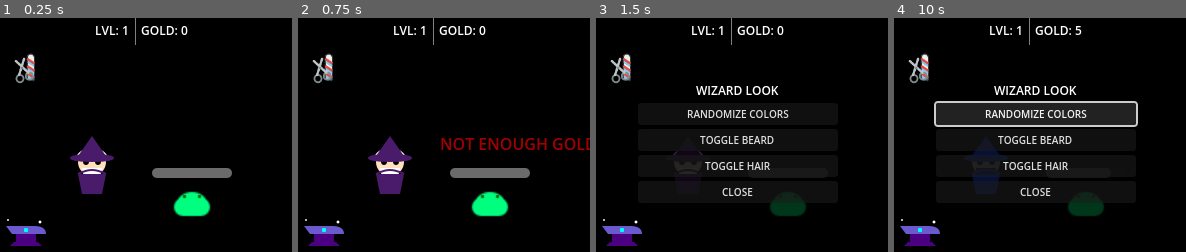
Above: before the commit, frames 1-4 (left to right).
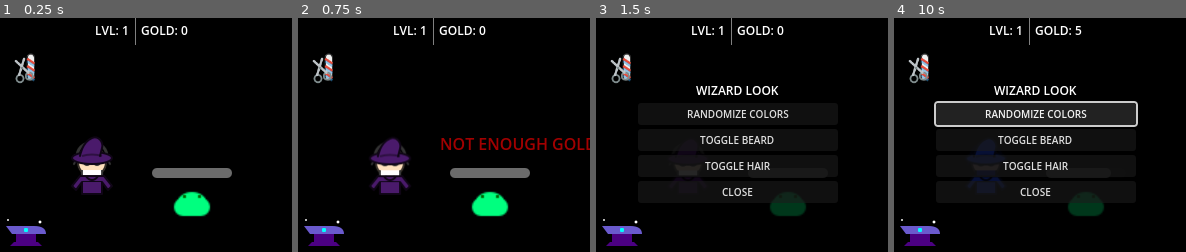
Above: after the commit, the same moments.

Repository: dgcarlucci/cast-lock
Game: Godot game, scene res://scenes/Main.tscn
Same seed, same stepped clock (60 frames per second), same inputs: the game is played once before the commit and once after it.
Inputs (mouse positions are in pixels of both pictures, inside the frame that each line leads up to):
- Up to frame 1 (0.25 s): no input
- Up to frame 2 (0.75 s): click (324, 233) at 0.5 s
- Up to frame 3 (1.5 s): click (616, 67) at 1.25 s
- Up to frame 4 (10 s): click "RANDOMIZE COLORS" at 2 s; click "TOGGLE BEARD" at 2.75 s; click "TOGGLE HAIR" at 3.5 s; click (920, 233) at 4.25 s; click (914, 67) at 5 s; click "RANDOMIZE COLORS" at 5.75 s; click "TOGGLE BEARD" at 6.5 s; click "TOGGLE HAIR" at 7.25 s; click (920, 233) at 8 s; click (914, 67) at 8.75 s; click "RANDOMIZE COLORS" at 9.5 s

The runs differ from the first frame. In frame 1, 1.2% of the frame differs, in the area x 23-40%, y 50-76%; in frame 2, 1.2%; in frame 3, less than 0.1%; in frame 4, less than 0.1%.

Commit message:
feat: polish wizard sprites and add idle animations

Diff:
--- a/resources/wizard/beard_basic.svg
+++ b/resources/wizard/beard_basic.svg
@@ -1,4 +1,6 @@
 <svg width="64" height="64" viewBox="0 0 64 64" fill="none" xmlns="http://www.w3.org/2000/svg">
-  <!-- Long Flowing Beard -->
-  <path d="M22 34C22 34 25 54 32 54C39 54 42 34 42 34H22Z" fill="white"/>
+  <!-- Fluffy Beard -->
+  <path d="M22 36C22 36 20 54 32 58C44 54 42 36 42 36" fill="white" stroke="#333" stroke-width="2" stroke-linejoin="round"/>
+  <!-- Beard detail lines -->
+  <path d="M28 42V50M32 44V52M36 42V50" stroke="#333" stroke-width="1.5" stroke-linecap="round" opacity="0.4"/>
 </svg>
--- a/resources/wizard/body.svg
+++ b/resources/wizard/body.svg
@@ -1,4 +1,6 @@
 <svg width="64" height="64" viewBox="0 0 64 64" fill="none" xmlns="http://www.w3.org/2000/svg">
-  <!-- Cute Round Head -->
-  <circle cx="32" cy="28" r="14" fill="white"/>
+  <!-- Head Shape with cheeks -->
+  <path d="M18 28C18 20 24 14 32 14C40 14 46 20 46 28C46 36 40 42 32 42C24 42 18 36 18 28Z" fill="white" stroke="#333" stroke-width="2"/>
+  <!-- Neck -->
+  <path d="M28 41V44H36V41" stroke="#333" stroke-width="2" stroke-linecap="round"/>
 </svg>
--- a/resources/wizard/eyes_cute.svg
+++ b/resources/wizard/eyes_cute.svg
@@ -1,8 +1,8 @@
 <svg width="64" height="64" viewBox="0 0 64 64" fill="none" xmlns="http://www.w3.org/2000/svg">
-  <!-- Large Cute Eyes -->
-  <circle cx="26" cy="28" r="3" fill="white"/>
-  <circle cx="38" cy="28" r="3" fill="white"/>
-  <!-- Highlights -->
-  <circle cx="27" cy="27" r="1" fill="black" opacity="0.3"/>
-  <circle cx="39" cy="27" r="1" fill="black" opacity="0.3"/>
+  <!-- Expressive Eyes -->
+  <circle cx="27" cy="28" r="4" fill="#333"/>
+  <circle cx="37" cy="28" r="4" fill="#333"/>
+  <!-- Highlights (White sparkles) -->
+  <circle cx="28.5" cy="26.5" r="1.5" fill="white"/>
+  <circle cx="38.5" cy="26.5" r="1.5" fill="white"/>
 </svg>
--- a/resources/wizard/hair_basic.svg
+++ b/resources/wizard/hair_basic.svg
@@ -1,4 +1,5 @@
 <svg width="64" height="64" viewBox="0 0 64 64" fill="none" xmlns="http://www.w3.org/2000/svg">
-  <!-- Simple Hair peeking out -->
-  <path d="M18 24C18 24 20 16 32 16C44 16 46 24 46 24" stroke="white" stroke-width="4" stroke-linecap="round"/>
+  <!-- Messy Hair -->
+  <path d="M18 24C16 20 18 10 32 8C46 10 48 20 46 24" stroke="#333" stroke-width="3" stroke-linecap="round"/>
+  <path d="M16 26L14 30M48 26L50 30" stroke="#333" stroke-width="2" stroke-linecap="round"/>
 </svg>
--- a/resources/wizard/hat_basic.svg
+++ b/resources/wizard/hat_basic.svg
@@ -1,5 +1,7 @@
 <svg width="64" height="64" viewBox="0 0 64 64" fill="none" xmlns="http://www.w3.org/2000/svg">
-  <!-- Pointy Wizard Hat -->
-  <path d="M10 24C10 22 15 20 32 20C49 20 54 22 54 24C54 26 49 28 32 28C15 28 10 26 10 24Z" fill="white"/>
-  <path d="M18 22L32 2L46 22" fill="white"/>
+  <!-- Floppy Wizard Hat -->
+  <path d="M12 24C12 21 20 18 32 18C44 18 52 21 52 24C52 27 44 30 32 30C20 30 12 27 12 24Z" fill="white" stroke="#333" stroke-width="2"/>
+  <path d="M20 22C20 22 22 8 32 4C38 1 44 8 42 14L40 22" fill="white" stroke="#333" stroke-width="2" stroke-linecap="round"/>
+  <!-- Hat Band -->
+  <path d="M22 22C28 20 36 20 42 22" stroke="#333" stroke-width="2" opacity="0.5"/>
 </svg>
--- a/resources/wizard/robe_basic.svg
+++ b/resources/wizard/robe_basic.svg
@@ -1,5 +1,7 @@
 <svg width="64" height="64" viewBox="0 0 64 64" fill="none" xmlns="http://www.w3.org/2000/svg">
-  <!-- Simple Robe -->
-  <path d="M18 40L22 60H42L46 40H18Z" fill="white"/>
-  <path d="M18 40C18 40 25 36 32 36C39 36 46 40 46 40" stroke="white" stroke-width="2"/>
+  <!-- Robe with sleeves and collar -->
+  <path d="M20 42L12 52L16 56L22 48H42L48 56L52 52L44 42H20Z" fill="white" stroke="#333" stroke-width="2" stroke-linejoin="round"/>
+  <path d="M22 48V60H42V48" fill="white" stroke="#333" stroke-width="2" stroke-linejoin="round"/>
+  <!-- Collar detail -->
+  <path d="M26 42C26 42 28 46 32 46C36 46 38 42 38 42" stroke="#333" stroke-width="2"/>
 </svg>
--- /dev/null
+++ b/resources/wizard/shadow.svg
@@ -0,0 +1,3 @@
+<svg width="64" height="64" viewBox="0 0 64 64" fill="none" xmlns="http://www.w3.org/2000/svg">
+  <circle cx="32" cy="60" r="16" fill="black" opacity="0.2"/>
+</svg>
--- a/scenes/Wizard.tscn
+++ b/scenes/Wizard.tscn
@@ -7,9 +7,15 @@
 [ext_resource type="Texture2D" path="res://resources/wizard/eyes_cute.svg" id="5_eyes"]
 [ext_resource type="Texture2D" path="res://resources/wizard/hair_basic.svg" id="6_hair"]
 [ext_resource type="Texture2D" path="res://resources/wizard/beard_basic.svg" id="7_beard"]
+[ext_resource type="Texture2D" path="res://resources/wizard/shadow.svg" id="8_shadow"]
 
 [node name="Wizard" type="Node2D"]
 script = ExtResource("1_x8b7l")
+
+[node name="Shadow" type="Sprite2D" parent="."]
+texture = ExtResource("8_shadow")
+centered = false
+offset = Vector2(-32, -64)
 
 [node name="Layers" type="Node2D" parent="."]
 
--- a/scripts/Wizard.gd
+++ b/scripts/Wizard.gd
@@ -10,25 +10,42 @@
 @onready var hair = $Layers/Hair
 @onready var beard = $Layers/Beard
 @onready var layers = $Layers
+@onready var shadow = $Shadow
 
 func _ready():
 	# Initial update to match stats
 	update_appearance(StatsManager.stats)
+	start_idle_animation()
 
 func update_appearance(stats: WizardStats):
 	body.modulate = stats.skin_color
 	robe.modulate = stats.robe_color
 	hat.modulate = stats.hat_color
-	eyes.modulate = stats.eye_color
 	hair.modulate = stats.hair_color
 	beard.modulate = stats.hair_color
 
-	# Visibility logic based on styles (0 usually means none or basic)
+	# Eyes are usually black/white based on the SVG,
+	# but we can tint the eye color if needed.
+	# If eye_color is default black, modulation won't show on white highlights.
+	# We use a special modulation for custom eye colors if they aren't black.
+	if stats.eye_color != Color.BLACK:
+		eyes.modulate = stats.eye_color
+	else:
+		eyes.modulate = Color.WHITE # Reset to SVG colors
+
 	hair.visible = stats.hair_style > 0
 	beard.visible = stats.beard_style > 0
 
-	# In a full system, you'd load different textures based on styles:
-	# robe.texture = load("res://resources/wizard/robe_" + str(stats.robe_style) + ".svg")
+func start_idle_animation():
+	var tween = get_tree().create_tween().set_loops()
+	# Slow breathing (squash/stretch)
+	tween.tween_property(layers, "scale", Vector2(1.02, 0.98), 1.5).set_trans(Tween.TRANS_SINE)
+	tween.tween_property(layers, "scale", Vector2(1.0, 1.0), 1.5).set_trans(Tween.TRANS_SINE)
+
+	# Subtle shadow scale
+	var shadow_tween = get_tree().create_tween().set_loops()
+	shadow_tween.tween_property(shadow, "scale", Vector2(1.1, 1.1), 1.5).set_trans(Tween.TRANS_SINE)
+	shadow_tween.tween_property(shadow, "scale", Vector2(1.0, 1.0), 1.5).set_trans(Tween.TRANS_SINE)
 
 func play_cast_animation(callback: Callable):
 	if current_state != State.IDLE:
Not shown: 1 places in scenes/Wizard.tscn that only renumber resources
